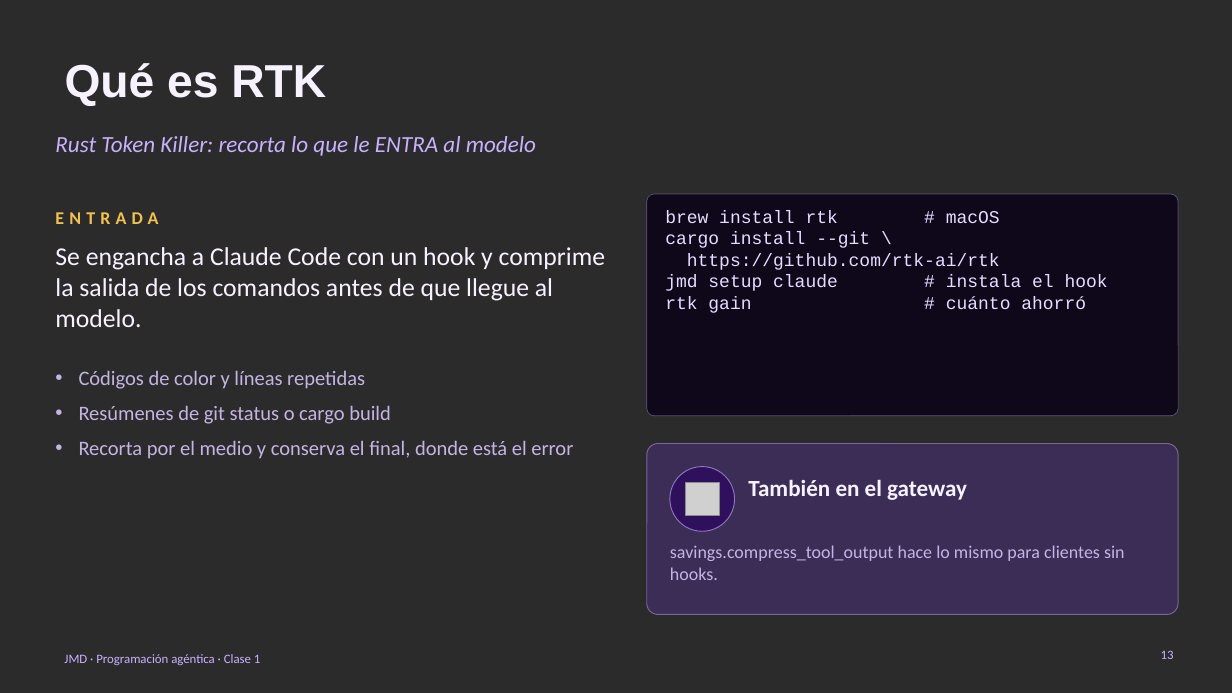
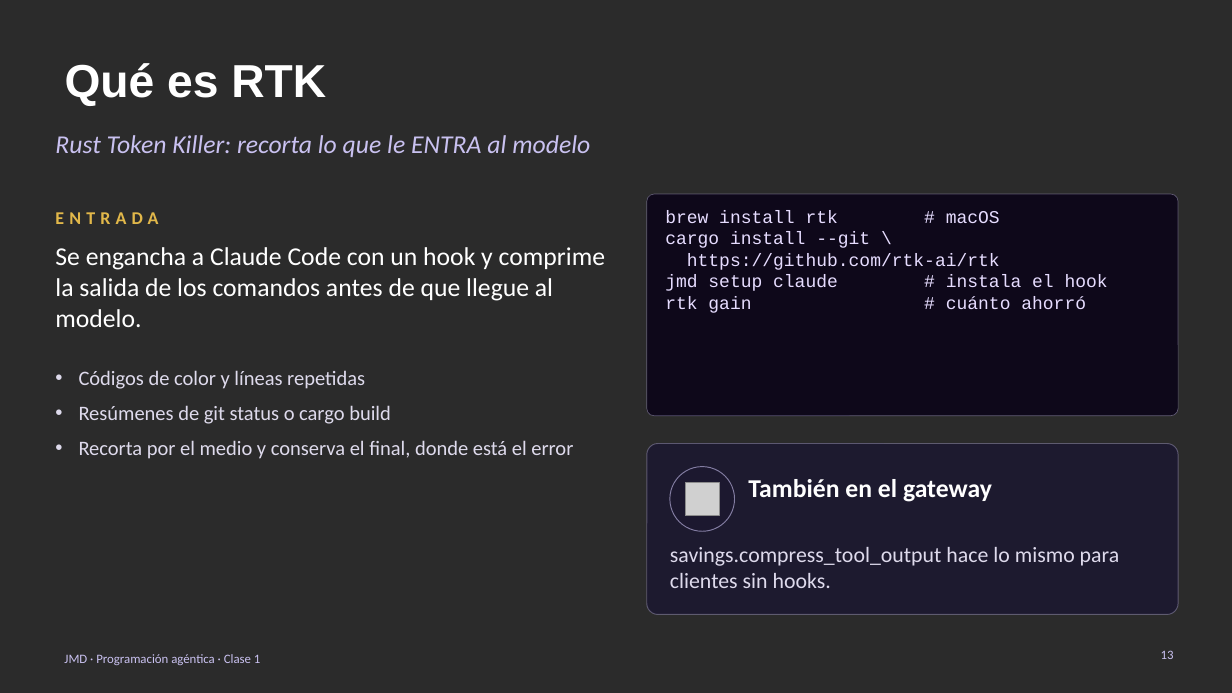
Before and after one commit to davrv93/jmd, a slide deck: slide 13 of lms/content/courses/programacion-agentica/materials/clase-01-diapositivas.pptx. Drawn at 1232x693 pixels with LibreOffice and Linux fonts; fonts in the diff are those of the drawing; grey boxes stand for pictures; background and template pictures are left out; a plain dark background stands for a picture behind light text. Boxes give left, top, right and bottom in pixels: in the first picture for what was removed or moved away, otherwise in the second. Text is boxed around its words. In the diff, an @@ line names an element or a change of style, - is before the commit and + after.

```diff
--- a/lms/content/courses/programacion-agentica/materials/clase-01-diapositivas.pptx
+++ b/lms/content/courses/programacion-agentica/materials/clase-01-diapositivas.pptx
@@ text "Rust Token Killer: recorta lo ..." at bbox=[55, 135, 590, 157]: size 18 to 20 pt, text colour #C7B2FF to #C9C1F0 @@
@@ text "ENTRADA" at bbox=[55, 212, 158, 224]: text colour #F2C14E to #E2B84A @@
@@ text "Códigos de color y líneas ..." at bbox=[79, 370, 573, 459]: text colour #C3B5E3 to #DEDAEC @@
@@ rounded rectangle at bbox=[647, 444, 1178, 615]: fill #6A35C9 at 28% opacity to #1C1830 at 88% opacity; outline #C7B2FF 0.75 pt to #C9C1F0 0.75 pt @@
@@ ellipse at bbox=[670, 467, 735, 531]: fill #2E0D5E at 90% opacity to #1C1830 at 90% opacity; outline #C7B2FF 0.75 pt to #C9C1F0 0.75 pt @@
@@ text "También en el gateway" at bbox=[748, 479, 992, 502]: size 18 to 20 pt, text colour #F7F2FF to #FFFFFF @@
@@ text "savings.compress_tool_output hace lo mismo para ..." at bbox=[670, 547, 1120, 588]: size 14 to 17 pt, text colour #C3B5E3 to #DEDAEC @@
@@ text "JMD · Programación agéntica · ..." at bbox=[64, 654, 260, 665]: text colour #C7B2FF to #C9C1F0 @@
```
Also in this commit, not shown: 18 other slides changed, 26 other files.
